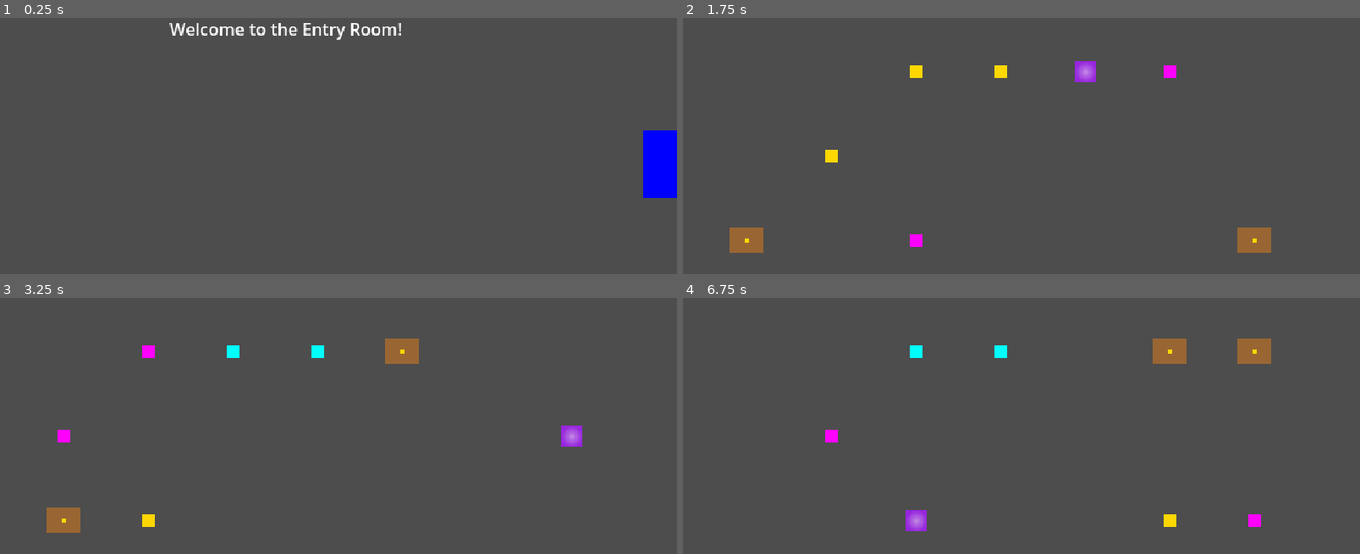
Above: before the commit, frames 1-4 (two rows, left to right).
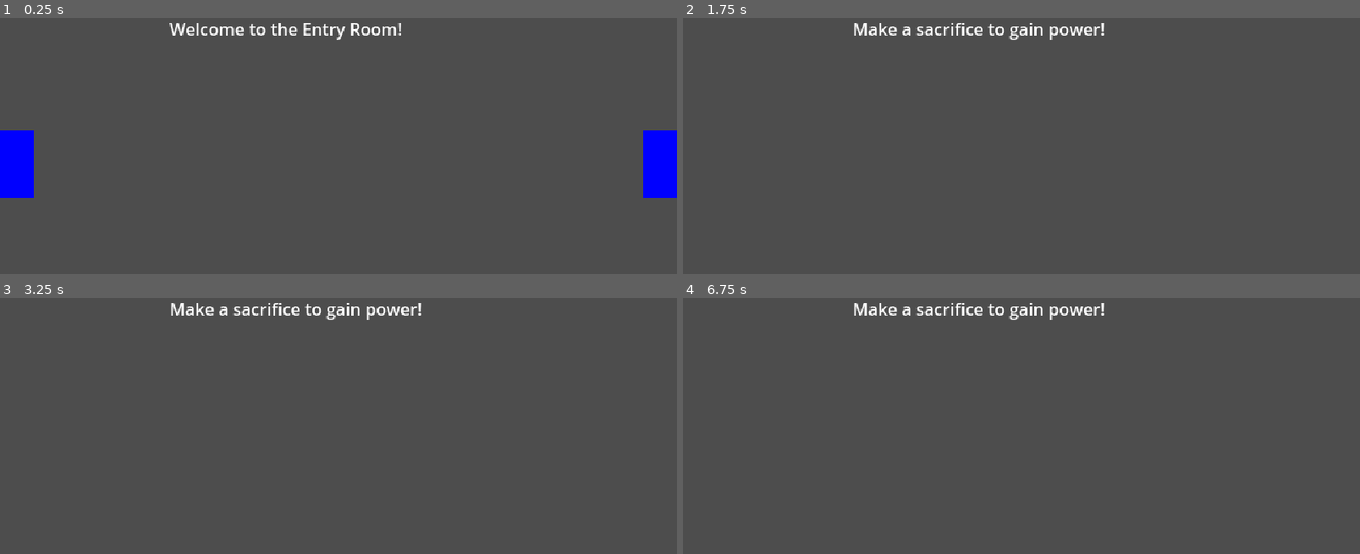
Above: after the commit, the same moments.

Repository: adamico/supreme-chainsaw
Game: Godot game, scene res://src/main/main_with_rooms.tscn
The game is run twice, just before and just after one commit, with the same random seed, the same clock (stepped at 60 frames per second) and the same inputs.
Inputs:
- Up to frame 1 (0.25 s): no input
- Up to frame 2 (1.75 s): tap Enter (ui_accept) at 0.5, 0.77, 1.25, 1.52 s; hold D (move_right) 0.53-1.28 s; tap E (interact) at 0.6, 1.35 s; hold S (move_down) from 1.28 s (still down)
- Up to frame 3 (3.25 s): tap Enter (ui_accept) at 2, 2.75, 3.02 s; release S (move_down) at 2.03 s; hold D (move_right) 2.03-2.78 s; tap E (interact) at 2.1, 2.85 s; hold W (move_up) from 2.78 s (still down)
- Up to frame 4 (6.75 s): release W (move_up) at 3.53 s; hold A (move_left) 3.53-5.03 s; tap E (interact) every 0.75 s from 3.6 to 6.6 s; tap Enter (ui_accept) at 3.77, 4.52, 6.02, 6.5 s; hold S (move_down) 5.03-5.78 s; hold D (move_right) 5.78-6.53 s; hold W (move_up) from 6.53 s (still down)

The runs differ from the first frame. In frame 1, 1.3% of the frame differs, in the area x 0-5%, y 43-71%; in frame 2, 2.5%, in the area x 6-87%, y 1-92%; in frame 3, 2.5%; in frame 4, 2.5%.

Commit message:
added a sacrifice room
added a room to sacrifice stats for other resources (placeholder)
removed automatic room switching logic

Diff:
--- a/src/managers/room_manager.gd
+++ b/src/managers/room_manager.gd
@@ -5,11 +5,8 @@
 # Room scene resources
 const ENTRY_ROOM_SCENE = preload("res://src/rooms/entry_room.tscn")
 const BATTLE_ROOM_SCENE = preload("res://src/rooms/battle_room.tscn")
-const TREASURE_ROOM_SCENE = preload("res://src/rooms/treasure_room.tscn")
+const SACRIFICE_ROOM_SCENE = preload("res://src/rooms/sacrifice_room.tscn")
 
-# Room switching
-@export var auto_switch_rooms: bool = true
-@export var room_switch_delay: float = 10.0
 
 # Current room instance
 var current_room: Room = null
@@ -21,7 +18,7 @@
 
 
 func _load_random_room():
-	var room_types = [Room.RoomType.BATTLE, Room.RoomType.TREASURE]
+	var room_types = [Room.RoomType.BATTLE, Room.RoomType.SACRIFICE]
 	var selected_type = room_types[randi() % room_types.size()]
 	load_room_by_type(selected_type)
 
@@ -38,12 +35,12 @@
 		Room.RoomType.BATTLE:
 			room_scene = BATTLE_ROOM_SCENE
 			print("Loading BattleRoom...")
-		Room.RoomType.TREASURE:
-			room_scene = TREASURE_ROOM_SCENE
-			print("Loading TreasureRoom...")
 		Room.RoomType.ENTRY:
 			room_scene = ENTRY_ROOM_SCENE
 			print("Loading EntryRoom...")
+		Room.RoomType.SACRIFICE:
+			room_scene = SACRIFICE_ROOM_SCENE
+			print("Loading SacrificeRoom...")
 		_:
 			print("Unknown room type: ", room_type)
 			return
@@ -56,29 +53,12 @@
 	print("Room loaded successfully: ", Room.RoomType.keys()[room_type])
 
 
-# Start automatic room switching timer
-func _start_room_switching_timer():
-	var timer = Timer.new()
-	timer.wait_time = room_switch_delay
-	timer.timeout.connect(_on_switch_timer_timeout)
-	timer.autostart = true
-	add_child(timer)
-	print("Auto room switching enabled - will switch every ", room_switch_delay, " seconds")
-
-
-# Handle automatic room switching
-func _on_switch_timer_timeout():
-	print("Auto-switching to a new room...")
-	_load_random_room()
-
-
 # Public method to manually switch rooms
 func switch_to_battle_room():
 	load_room_by_type(Room.RoomType.BATTLE)
 
-
-func switch_to_treasure_room():
-	load_room_by_type(Room.RoomType.TREASURE)
+func switch_to_sacrifice_room():
+	load_room_by_type(Room.RoomType.SACRIFICE)
 
 
 # Public method to get current room
--- a/src/rooms/entry_room.gd
+++ b/src/rooms/entry_room.gd
@@ -11,8 +11,8 @@
 	print("EntryRoom spawning features...")
 	_spawn_welcome_message()
 	var door_dimensions = Vector2(32, 64)
-	var door_position = Vector2(640 - (door_dimensions.x / 2.0), 360 / 2.0 - (door_dimensions.y / 2.0))
-	_spawn_door_to_battle_room(door_position)
+	_spawn_door_to_battle_room(Vector2(640 - (door_dimensions.x / 2.0), 360 / 2.0 - (door_dimensions.y / 2.0)))
+	_spawn_door_to_sacrifice_room(Vector2(door_dimensions.x / 2.0, 360 / 2.0 - (door_dimensions.y / 2.0)))
 
 
 func _spawn_welcome_message() -> void:
@@ -24,3 +24,7 @@
 
 func _spawn_door_to_battle_room(door_position: Vector2) -> void:
 	_spawn_door(door_position, RoomType.BATTLE)
+
+
+func _spawn_door_to_sacrifice_room(door_position: Vector2) -> void:
+	_spawn_door(door_position, RoomType.SACRIFICE)
--- a/src/rooms/room.gd
+++ b/src/rooms/room.gd
@@ -6,7 +6,7 @@
 enum RoomType {
 	BATTLE,
 	ENTRY,
-	TREASURE
+	SACRIFICE,
 }
 
 # Feature types that can be spawned in rooms
@@ -189,8 +189,8 @@
 	match target_room_type:
 		RoomType.BATTLE:
 			print("Entering Battle Room...")
-		RoomType.TREASURE:
-			print("Entering Treasure Room...")
+		RoomType.SACRIFICE:
+			print("Entering Sacrifice Room...")
 		_:
 			print("Unknown room type for door: ", target_room_type)
 			return
--- /dev/null
+++ b/src/rooms/sacrifice_room.gd
@@ -0,0 +1,18 @@
+# SacrificeRoom - A room where players can make sacrifices for power
+class_name SacrificeRoom extends Room
+
+
+func _ready() -> void:
+	room_type = RoomType.SACRIFICE
+	super._ready()
+
+
+func _spawn_room_features() -> void:
+	_spawn_sacrifice_message()
+
+
+func _spawn_sacrifice_message() -> void:
+	var sacrifice_message = Label.new()
+	sacrifice_message.text = "Make a sacrifice to gain power!"
+	sacrifice_message.position = Vector2(160, 8)  # Centered position
+	add_child(sacrifice_message)
--- /dev/null
+++ b/src/rooms/sacrifice_room.tscn
@@ -0,0 +1,10 @@
+[gd_scene load_steps=3 format=3 uid="uid://cm3dlb86edp7y"]
+
+[ext_resource type="PackedScene" uid="uid://d3iwnpjnk7a1g" path="res://src/player/player.tscn" id="1_d6cwe"]
+[ext_resource type="Script" uid="uid://f3ldqcmc87ta" path="res://src/rooms/sacrifice_room.gd" id="1_gqpka"]
+
+[node name="SacrificeRoom" type="TileMapLayer"]
+script = ExtResource("1_gqpka")
+
+[node name="Player" parent="." instance=ExtResource("1_d6cwe")]
+position = Vector2(303, 148)
Not shown, added: src/rooms/sacrifice_room.gd.uid
